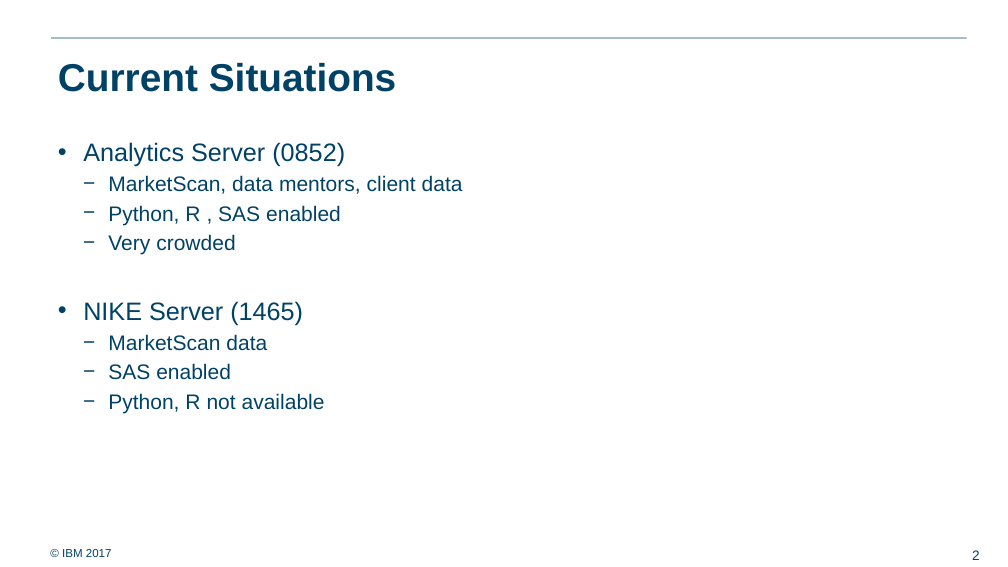
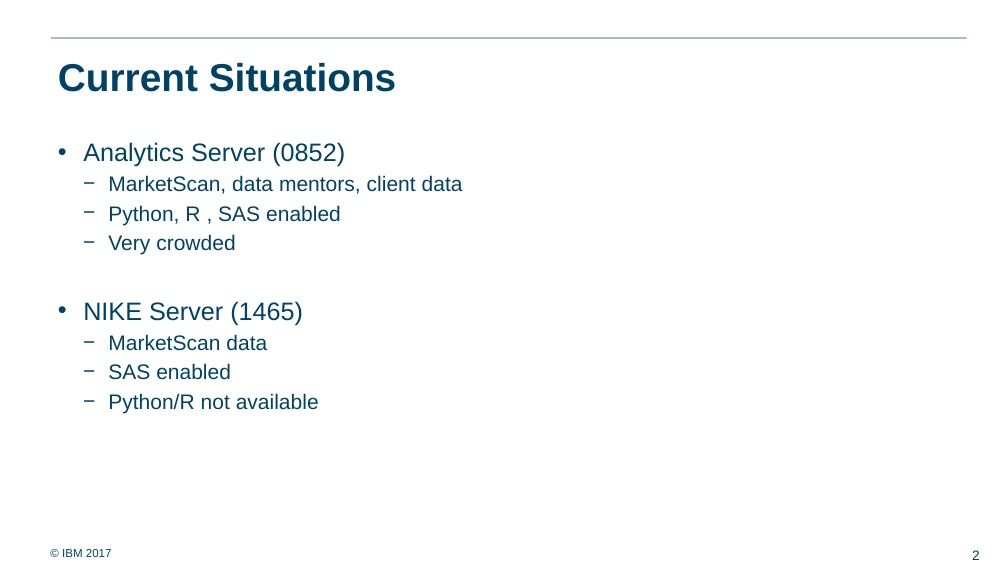
Before and after one commit to ralf0615/Analytics_project_backlog, a slide deck: slide 2 of Analytics_server_setup_v3.pptx. Drawn at 1008x567 pixels with LibreOffice and Linux fonts; fonts in the diff are those of the drawing; background and template pictures are left out. Boxes give left, top, right and bottom in pixels: in the first picture for what was removed or moved away, otherwise in the second. Text is boxed around its words. In the diff, an @@ line names an element or a change of style, - is before the commit and + after.

```diff
--- a/Analytics_server_setup_v3.pptx
+++ b/Analytics_server_setup_v3.pptx
@@ text at [108,393,319,413]: text changed @@
-  − Python, R not available
+  − Python/R not available
```
Also in this commit, not shown: 10 other slides changed, 5 other files.
